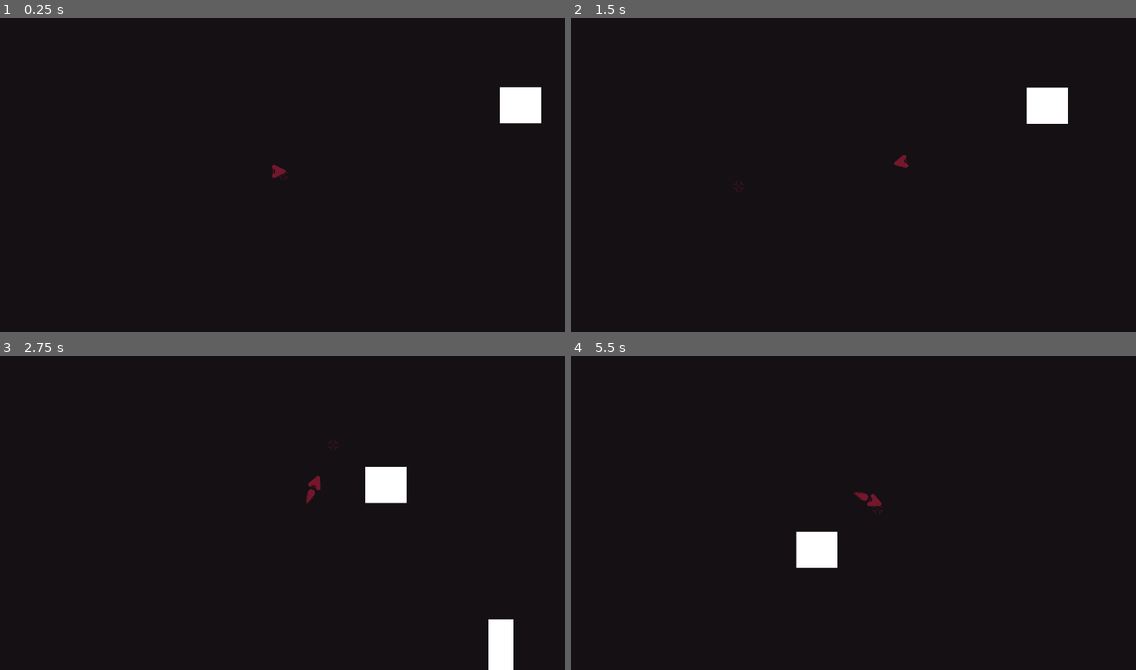
Above: before the commit, frames 1-4 (two rows, left to right).
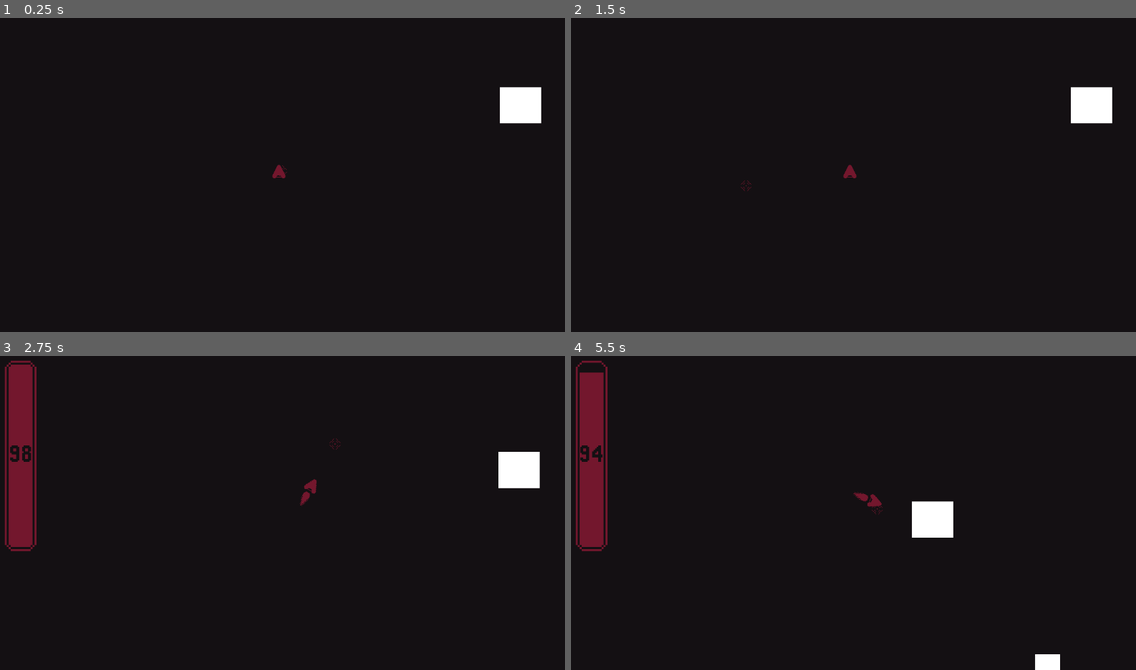
Above: after the commit, the same moments.

Repository: Ali-Wahbi/SpaceShooterWithPortals
Game: Godot game, scene res://test_area.tscn
The game is run twice, just before and just after one commit, with the same random seed, the same clock (stepped at 60 frames per second) and the same inputs.
Inputs (mouse positions are in pixels of both pictures, inside the frame that each line leads up to):
- Up to frame 1 (0.25 s): no input
- Up to frame 2 (1.5 s): tap Enter at 0.5 s; move the mouse to (977, 156) at 0.52 s; hold Right mouse button (Thrust) 0.53-1.28 s; move the mouse to (734, 187) at 1.27 s; click (734, 187) at 1.35 s
- Up to frame 3 (2.75 s): right-click (163, 525) at 1.55 s; move the mouse to (333, 437) at 2.02 s; hold Right mouse button (Thrust) from 2.03 s (still down)
- Up to frame 4 (5.5 s): move the mouse to (819, 572) at 2.77 s; release Right mouse button (Thrust) at 2.78 s; right-click (819, 572) at 2.85 s; move the mouse to (1023, 556) at 3.52 s; hold Right mouse button (Thrust) 3.53-4.28 s; click (1023, 556) at 3.6 s; move the mouse to (678, 462) at 4.27 s; right-click (678, 462) at 4.35 s; move the mouse to (876, 509) at 5.02 s; hold Right mouse button (Thrust) from 5.03 s (still down)

The runs differ from the first frame. In frame 1, less than 0.1% of the frame differs, in the area x 48-52%, y 46-52%; in frame 2, 1.9%; in frame 3, 5.5%, in the area x 0-96%, y 1-100%; in frame 4, 4.9%.

Commit message:
Fuel UI, set and animated to show and hide

Diff:
--- a/Cursor/cursor.gd
+++ b/Cursor/cursor.gd
@@ -3,6 +3,8 @@
 @export var lerpSpeed: float = 10.0
 func _ready():
 	Input.mouse_mode = Input.MOUSE_MODE_HIDDEN
+	pass
 # Called every frame. 'delta' is the elapsed time since the previous frame.
 func _process(delta: float) -> void:
 	global_position = global_position.lerp(get_global_mouse_position(), delta * lerpSpeed)
+	# global_position = get_global_mouse_position()
--- a/Player/player.gd
+++ b/Player/player.gd
@@ -11,12 +11,18 @@
 @export var stoppingSpeed: float = 10.0
 @export_range(0, 5, 1) var selectedBody: int
 
+var canMove: bool = false
+
 func _ready():
 	thrusterSprite.visible = false
 	thrusterSprite.frame = selectedBody
 	bodySprite.frame = selectedBody
+	await get_tree().process_frame
+	startFuel()
 
 func _physics_process(delta: float) -> void:
+	if not canMove:
+		return
 	# rotate based on mouse pos
 	MousePosRotate(delta)
 	# move when thrust is clicked
@@ -35,6 +41,7 @@
 func HandleInput(delta: float) -> void:
 	if Input.is_action_pressed("Thrust"):
 		print("Thrusting in direction")
+		consumeFuel(delta)
 		thrusterSprite.visible = true
 		var target_direction: Vector2 = Vector2.from_angle(rotation - deg_to_rad(extraAngle)) # Use 'rotation' (radians) instead of 'rotation_degrees'
 		var target_velocity: Vector2 = target_direction * SPEED
@@ -48,3 +55,26 @@
 
 	if Input.is_action_just_pressed("Fire"):
 		pass
+
+
+#region Fuel Handling
+signal fuelConsumed(float)
+@export_group("Fuel")
+@export var fuelConsumption: float = 5.0
+
+var maxFuel: float = 100.0
+var currentFuel: float = 100.0
+
+var currentPercentage: float:
+	set(value):
+		currentPercentage = value
+		fuelConsumed.emit(value)
+
+func consumeFuel(delta: float) -> void:
+	currentFuel = clampf(currentFuel - fuelConsumption * delta, 0.0, maxFuel)
+	currentPercentage = 100.0 * currentFuel / maxFuel
+
+func startFuel() -> void:
+	currentFuel = maxFuel
+	currentPercentage = 100.0 * currentFuel / maxFuel
+#endregion
--- a/Player/player.tscn
+++ b/Player/player.tscn
@@ -30,8 +30,20 @@
 position = Vector2(-4, 0)
 rotation = 0.5235988
 shape = SubResource("CapsuleShape2D_rfpkf")
+debug_color = Color(0, 0.6, 0.69803923, 0)
 
 [node name="CollisionShape2D2" type="CollisionShape2D" parent="." unique_id=110739386]
 position = Vector2(4, 0)
 rotation = -0.5235988
 shape = SubResource("CapsuleShape2D_rfpkf")
+debug_color = Color(0, 0.6, 0.69803923, 0)
+
+[node name="followCamera" type="Camera2D" parent="." unique_id=445481920]
+position_smoothing_enabled = true
+drag_horizontal_enabled = true
+drag_vertical_enabled = true
+drag_left_margin = 0.1
+drag_top_margin = 0.05
+drag_right_margin = 0.1
+drag_bottom_margin = 0.05
+editor_draw_drag_margin = true
--- /dev/null
+++ b/fuelUI/fuel_bar_ui.gdshader
@@ -0,0 +1,15 @@
+shader_type canvas_item;
+uniform int addX;
+void vertex() {
+	// Called for every vertex the material is visible on.
+	VERTEX.x += float(addX);
+}
+
+void fragment() {
+	// Called for every pixel the material is visible on.
+}
+
+//void light() {
+//	// Called for every pixel for every light affecting the CanvasItem.
+//	// Uncomment to replace the default light processing function with this one.
+//}
--- /dev/null
+++ b/fuelUI/fuel_bar_ui.tscn
@@ -0,0 +1,90 @@
+[gd_scene format=3 uid="uid://dwqmxq1qlhmxy"]
+
+[ext_resource type="Script" uid="uid://cj6ctfrgwm8of" path="res://fuelUI/fuel_bar_ui_controller.gd" id="1_a1uhq"]
+[ext_resource type="FontFile" uid="uid://bvddonqxaf1s1" path="res://fonts/Pixellari.ttf" id="1_b6nhy"]
+[ext_resource type="Texture2D" uid="uid://53v6jyv366er" path="res://fuelUI/fuleUI Under x4.png" id="2_a1uhq"]
+[ext_resource type="Shader" uid="uid://d3y58nftdbl1r" path="res://fuelUI/fuel_bar_ui.gdshader" id="3_fnenl"]
+[ext_resource type="Texture2D" uid="uid://b3juysl234pgf" path="res://fuelUI/fuleUI Progresss x4.png" id="3_u17kj"]
+
+[sub_resource type="ShaderMaterial" id="ShaderMaterial_y5wnw"]
+shader = ExtResource("3_fnenl")
+shader_parameter/addX = 0
+
+[node name="FuelBarUI" type="Control" unique_id=1833986140]
+layout_mode = 3
+anchors_preset = 15
+anchor_right = 1.0
+anchor_bottom = 1.0
+grow_horizontal = 2
+grow_vertical = 2
+script = ExtResource("1_a1uhq")
+
+[node name="ColorRect" type="ColorRect" parent="." unique_id=487086860]
+clip_children = 1
+layout_mode = 1
+anchors_preset = 15
+anchor_right = 1.0
+anchor_bottom = 1.0
+grow_horizontal = 2
+grow_vertical = 2
+
+[node name="MarginContainer" type="MarginContainer" parent="." unique_id=1824015618]
+layout_mode = 1
+anchors_preset = 15
+anchor_right = 1.0
+anchor_bottom = 1.0
+grow_horizontal = 2
+grow_vertical = 2
+theme_override_constants/margin_left = 24
+theme_override_constants/margin_top = 24
+
+[node name="OtherLabel" type="Control" parent="MarginContainer" unique_id=1046567120]
+custom_minimum_size = Vector2(64, 384)
+layout_mode = 2
+size_flags_horizontal = 0
+size_flags_vertical = 0
+
+[node name="CenterContainer" type="CenterContainer" parent="MarginContainer/OtherLabel" unique_id=1554236727]
+layout_mode = 1
+anchors_preset = 15
+anchor_right = 1.0
+anchor_bottom = 1.0
+grow_horizontal = 2
+grow_vertical = 2
+
+[node name="LabelBehind" type="Label" parent="MarginContainer/OtherLabel/CenterContainer" unique_id=460124991]
+unique_name_in_owner = true
+layout_mode = 2
+theme_override_colors/font_color = Color(0.4509804, 0.09019608, 0.1764706, 1)
+theme_override_fonts/font = ExtResource("1_b6nhy")
+theme_override_font_sizes/font_size = 48
+text = "99"
+
+[node name="FuelBar" type="TextureProgressBar" parent="MarginContainer" unique_id=609567236]
+unique_name_in_owner = true
+clip_children = 2
+material = SubResource("ShaderMaterial_y5wnw")
+layout_mode = 2
+size_flags_horizontal = 0
+size_flags_vertical = 0
+step = 0.1
+value = 50.3
+fill_mode = 3
+texture_under = ExtResource("2_a1uhq")
+texture_progress = ExtResource("3_u17kj")
+
+[node name="CenterContainer" type="CenterContainer" parent="MarginContainer/FuelBar" unique_id=1820301944]
+layout_mode = 1
+anchors_preset = 15
+anchor_right = 1.0
+anchor_bottom = 1.0
+grow_horizontal = 2
+grow_vertical = 2
+
+[node name="LabelFront" type="Label" parent="MarginContainer/FuelBar/CenterContainer" unique_id=387618372]
+unique_name_in_owner = true
+layout_mode = 2
+theme_override_colors/font_color = Color(0.078431375, 0.0627451, 0.07450981, 1)
+theme_override_fonts/font = ExtResource("1_b6nhy")
+theme_override_font_sizes/font_size = 48
+text = "99"
--- /dev/null
+++ b/fuelUI/fuel_bar_ui_controller.gd
@@ -0,0 +1,27 @@
+extends Control
+
+@onready var fuelBar: TextureProgressBar = %FuelBar
+@onready var labelBehind: Label = %LabelBehind
+@onready var labelFront: Label = %LabelFront
+
+func _ready():
+	modulate.a = 0.0
+func setFuelUIValue(value: float) -> void:
+	var intValue = roundi(value)
+
+	if intValue == 100:
+		labelBehind.text = ""
+		labelFront.text = ""
+	else:
+		labelBehind.text = str(intValue)
+		labelFront.text = str(intValue)
+
+	fuelBar.value = value
+
+func hideUI():
+	var tween := create_tween()
+	tween.tween_property(self , "modulate:a", 0.0, 0.7)
+
+func showUI():
+	var tween := create_tween()
+	tween.tween_property(self , "modulate:a", 1.0, 0.7)
--- a/project.godot
+++ b/project.godot
@@ -10,7 +10,7 @@
 
 [application]
 
-config/name="New Game Project"
+config/name="Space Shooter With Portals"
 run/main_scene="uid://caigl3gjotqi"
 config/features=PackedStringArray("4.6", "Forward Plus")
 boot_splash/bg_color=Color(0.078431375, 0.0627451, 0.07450981, 1)
--- a/temp.gd
+++ /dev/null
@@ -1,11 +0,0 @@
-extends Node
-
-
-# Called when the node enters the scene tree for the first time.
-func _ready() -> void:
-	pass # Replace with function body.
-
-
-# Called every frame. 'delta' is the elapsed time since the previous frame.
-func _process(_delta: float) -> void:
-	pass
--- /dev/null
+++ b/testAreaController.gd
@@ -0,0 +1,29 @@
+extends Node
+
+@export var fuelUI: Control
+@export var player: CharacterBody2D
+
+var startTimer = 2
+# Called when the node enters the scene tree for the first time.
+func _ready() -> void:
+	await get_tree().create_timer(startTimer).timeout
+	showFuelUI()
+	allowPlayerMovement()
+	pass # Replace with function body.
+
+
+# Called every frame. 'delta' is the elapsed time since the previous frame.
+func _process(_delta: float) -> void:
+	pass
+
+func showFuelUI():
+	if fuelUI:
+		fuelUI.showUI()
+
+func hideFuelUI():
+	if fuelUI:
+		fuelUI.hideUI()
+
+func allowPlayerMovement():
+	if player:
+		player.canMove = true
--- a/test_area.tscn
+++ b/test_area.tscn
@@ -1,10 +1,15 @@
 [gd_scene format=3 uid="uid://caigl3gjotqi"]
 
 [ext_resource type="PackedScene" uid="uid://byque4w54oowj" path="res://Player/player.tscn" id="1_64fjj"]
+[ext_resource type="Script" uid="uid://cv3j6rjmh45sy" path="res://testAreaController.gd" id="1_vt2yd"]
 [ext_resource type="Script" uid="uid://duvpsujs6a4lr" path="res://Cursor/cursor.gd" id="2_6fnve"]
 [ext_resource type="Texture2D" uid="uid://brxms3muhicui" path="res://Cursor/Cursors1.png" id="2_rfpkf"]
+[ext_resource type="PackedScene" uid="uid://dwqmxq1qlhmxy" path="res://fuelUI/fuel_bar_ui.tscn" id="4_od0h0"]
 
-[node name="TestArea" type="Node2D" unique_id=780645201]
+[node name="TestArea" type="Node2D" unique_id=780645201 node_paths=PackedStringArray("fuelUI", "player")]
+script = ExtResource("1_vt2yd")
+fuelUI = NodePath("CanvasLayer/FuelBarUI")
+player = NodePath("Player")
 
 [node name="ColorRect" type="ColorRect" parent="." unique_id=293026307]
 offset_left = 741.0
@@ -26,19 +31,10 @@
 
 [node name="Player" parent="." unique_id=992937920 instance=ExtResource("1_64fjj")]
 position = Vector2(48, 72)
-
-[node name="followCamera" type="Camera2D" parent="Player" unique_id=2133395988]
-position_smoothing_enabled = true
-drag_horizontal_enabled = true
-drag_vertical_enabled = true
-drag_left_margin = 0.1
-drag_top_margin = 0.05
-drag_right_margin = 0.1
-drag_bottom_margin = 0.05
-editor_draw_drag_margin = true
+fuelConsumption = 3.0
 
 [node name="Cursor" type="Node2D" parent="." unique_id=607741528]
-position = Vector2(305, 261)
+position = Vector2(183, 56)
 script = ExtResource("2_6fnve")
 lerpSpeed = 12.0
 
@@ -48,19 +44,7 @@
 frame = 1
 
 [node name="CanvasLayer" type="CanvasLayer" parent="." unique_id=1496356386]
-visible = false
 
-[node name="UI" type="Control" parent="CanvasLayer" unique_id=153167001]
-layout_mode = 3
-anchors_preset = 15
-anchor_right = 1.0
-anchor_bottom = 1.0
-grow_horizontal = 2
-grow_vertical = 2
+[node name="FuelBarUI" parent="CanvasLayer" unique_id=1833986140 instance=ExtResource("4_od0h0")]
 
-[node name="TextureProgressBar" type="TextureProgressBar" parent="CanvasLayer/UI" unique_id=267210969]
-layout_mode = 0
-offset_right = 380.0
-offset_bottom = 257.0
-value = 50.0
-fill_mode = 2
+[connection signal="fuelConsumed" from="Player" to="CanvasLayer/FuelBarUI" method="setFuelUIValue"]
Not shown, added: export_presets.cfg
Binary file added: fonts/PixelifySans-VariableFont_wght.ttf
Not shown, added: fonts/PixelifySans-VariableFont_wght.ttf.import
Binary file added: fonts/Pixellari.ttf
Not shown, added: fonts/Pixellari.ttf.import
Not shown, added: fuelUI/fuel_bar_ui.gdshader.uid
Not shown, added: fuelUI/fuel_bar_ui_controller.gd.uid
Binary file added: fuelUI/fuleUI Progresss x4.png
Not shown, added: fuelUI/fuleUI Progresss x4.png.import
Binary file added: fuelUI/fuleUI Progresss.png
Not shown, added: fuelUI/fuleUI Progresss.png.import
Binary file added: fuelUI/fuleUI Under x4.png
(and 4 more such lines)
